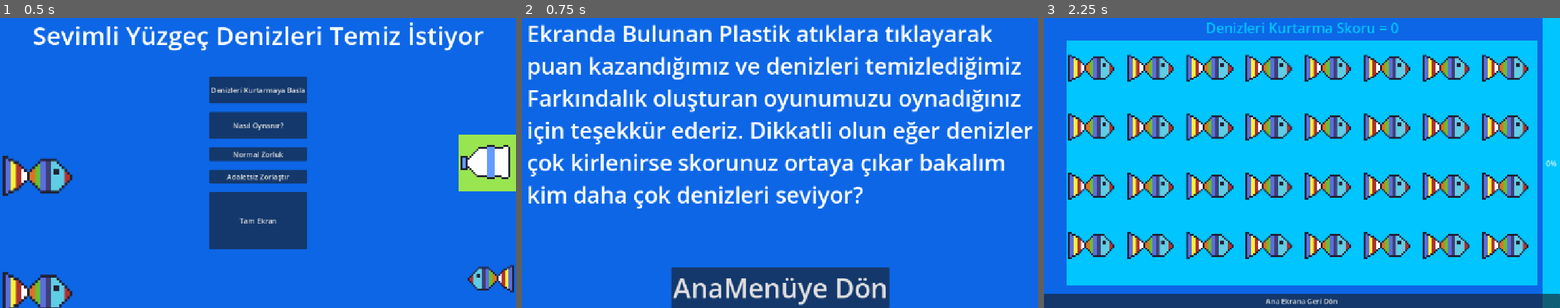
Above: before the commit, frames 1-3 (left to right).
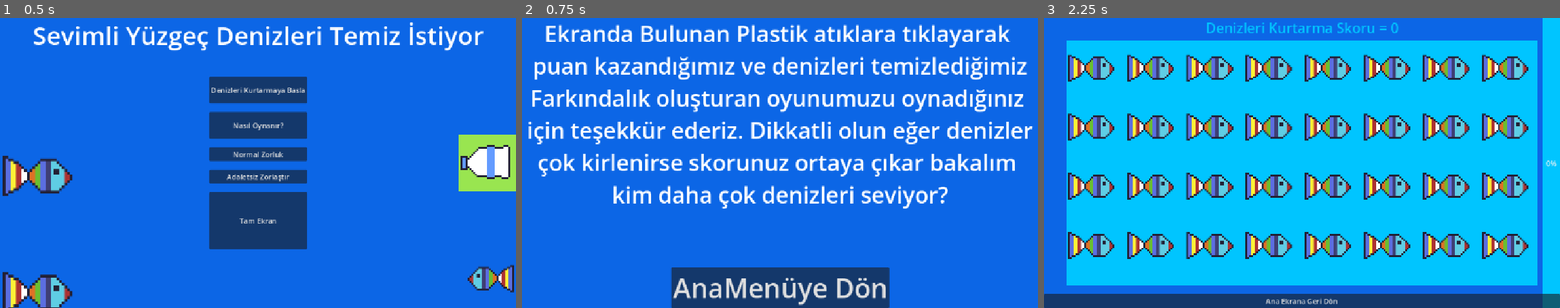
Above: after the commit, the same moments.

Repository: Kuro-Tie/deniz-kurtarma-operasyonu
Game: Godot game, scene res://Sahneler/menu.tscn
Same seed, same stepped clock (60 frames per second), same inputs: the game is played once before the commit and once after it.
Inputs:
- Up to frame 1 (0.5 s): no input
- Up to frame 2 (0.75 s): click "Nasıl Oynanır?" at 0.5 s
- Up to frame 3 (2.25 s): click "AnaMenüye Dön" at 1.25 s; click "Denizleri Kurtarmaya Basla" at 2 s

Frame 1 is identical in both runs. In frame 2, 16% of the frame differs, in the area x 1-98%, y 2-66%; in frame 3, nothing differs.

Commit message:
boot splash degistirildi

Diff:
--- a/Kodlar/canvas_layer.gd
+++ b/Kodlar/canvas_layer.gd
@@ -50,10 +50,6 @@
 	print(olusturucu_timer.wait_time)
 	olusturucu_timer.start()
 
-
-
-
-
 func _ana_ekrana_don():
 	SkorVeBar.yuzde = 0
 	SkorVeBar.skor = 0
--- a/Sahneler/nasil_oynanir.tscn
+++ b/Sahneler/nasil_oynanir.tscn
@@ -27,6 +27,7 @@
 için teşekkür ederiz. Dikkatli olun eğer denizler
 çok kirlenirse skorunuz ortaya çıkar bakalım
 kim daha çok denizleri seviyor?"
+horizontal_alignment = 1
 
 [node name="AnaEkran" type="Button" parent="." unique_id=1216457537]
 layout_mode = 1
--- a/project.godot
+++ b/project.godot
@@ -13,6 +13,9 @@
 config/name="Deniz Kurtarma Operasyonu"
 run/main_scene="uid://1t6v7sryn1b7"
 config/features=PackedStringArray("4.6", "GL Compatibility")
+boot_splash/bg_color=Color(0, 0.77254903, 1, 1)
+boot_splash/stretch_mode=0
+boot_splash/image="uid://go4nmvx1k3cb"
 config/icon="res://icon.svg"
 
 [autoload]
Binary file added: varliklar/özgür-balık-2.png
Not shown, added: varliklar/özgür-balık-2.png.import
